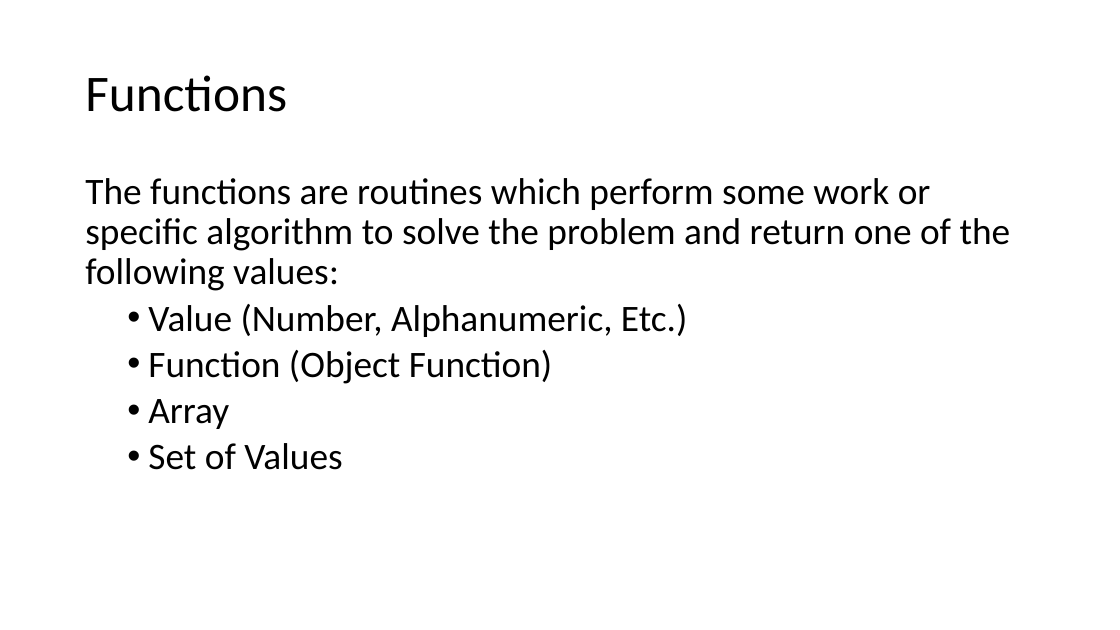
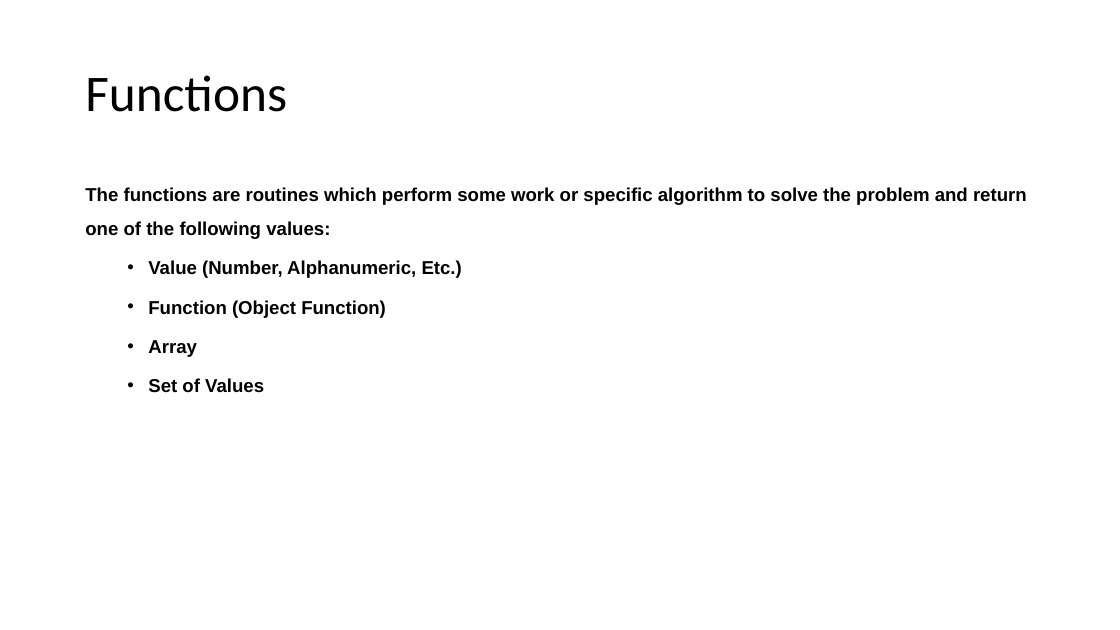
Before and after one commit to abelcondear/course, a slide deck: slide 3 of introduction-course.pptx. Drawn at 1120x630 pixels with LibreOffice and Linux fonts; fonts in the diff are those of the drawing. Boxes give left, top, right and bottom in pixels: in the first picture for what was removed or moved away, otherwise in the second. Text is boxed around its words. In the diff, an @@ line names an element or a change of style, - is before the commit and + after.

```diff
--- a/introduction-course.pptx
+++ b/introduction-course.pptx
@@ text "The functions are routines which ..." at bbox=[85, 187, 1027, 393]: size 32 to 16 pt, font Calibri to Arial, bold on; line spacing 0.9 to 1.5; less space between paragraphs @@
```
Also in this commit, not shown: 14 other slides changed, 31 slides removed, 3 other files.
